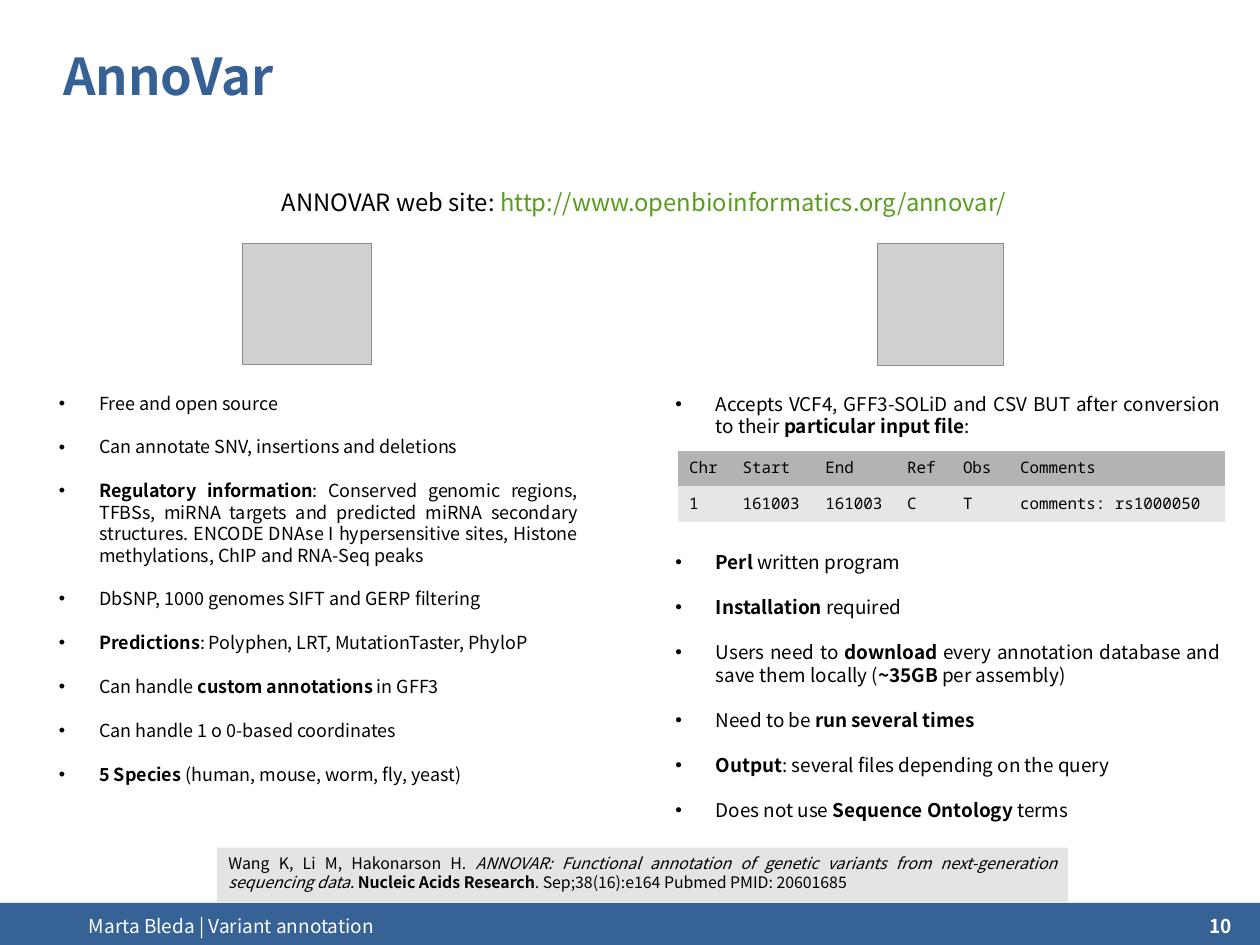
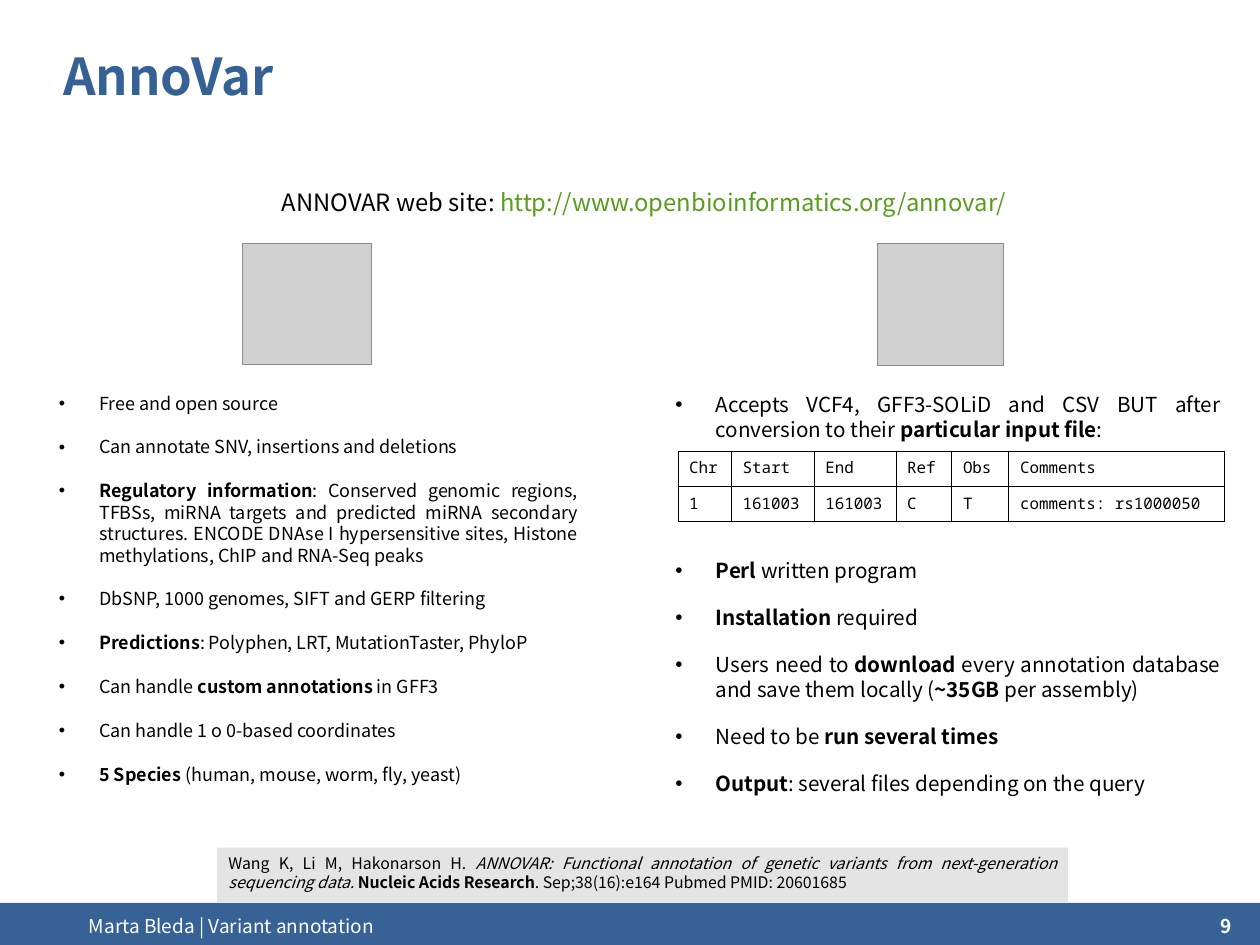
Before and after one commit to ngs-course/ngs-course.github.io, a slide deck: slide 9 of Course_Materials/variant_annotation/presentation/2014-Cambridge_variant_annotation.odp (slide 10 before the commit). Drawn at 1260x945 pixels with LibreOffice and Linux fonts; fonts in the diff are those of the drawing; grey boxes stand for pictures; background and template pictures are left out. Boxes give left, top, right and bottom in pixels: in the first picture for what was removed or moved away, otherwise in the second. Text is boxed around its words. In the diff, an @@ line names an element or a change of style, - is before the commit and + after.

Commit message:
Variant annotation updated

```diff
--- a/Course_Materials/variant_annotation/presentation/2014-Cambridge_variant_annotation.odp
+++ b/Course_Materials/variant_annotation/presentation/2014-Cambridge_variant_annotation.odp
@@ text "Accepts VCF4, GFF3-SOLiD and CSV ..." at [716, 395, 1220, 796]: size 11.9 to 12.9 pt @@
@@ table at [678, 452, 1226, 523] @@
@@ fill #B3B3B3 to none in row 1 @@
@@ fill #E6E6E6 to none in row 2 @@
@@ borders changed @@
@@ text at [99, 590, 485, 610]: text changed @@
-• DbSNP, 1000 genomes SIFT and GERP filtering
+• DbSNP, 1000 genomes, SIFT and GERP filtering
@@ text at [716, 802, 1068, 822]: paragraph removed @@
-• Does not use Sequence Ontology terms
@@ page number at [1221, 918, 1232, 933]: text changed @@
-10
+9
```
Also in this commit, not shown: 5 other slides changed, 8 other files.
